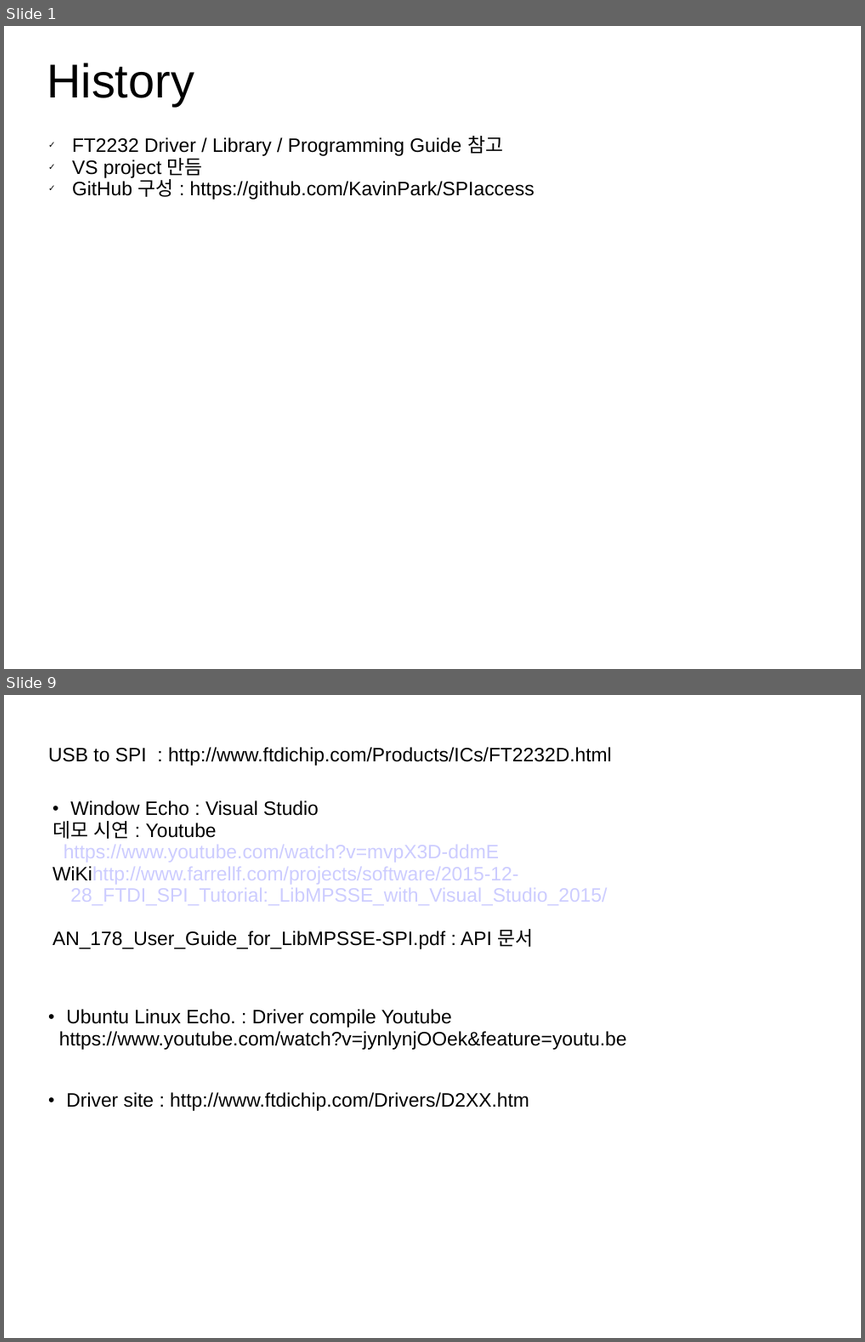
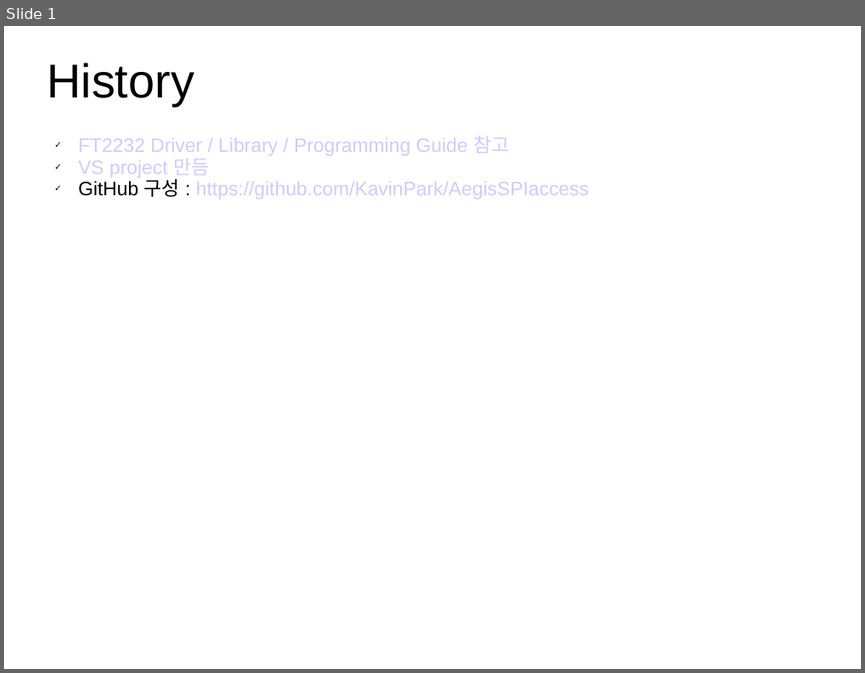
Before and after one commit to KavinPark/AegisSPIaccess, a slide deck: AegisSPI.ppt. Shown one above the other, each under a label of ours: slides 1 and 9 before the commit, slide 1 after it; the slides between them are not shown. The pictures are 865x1342 and 865x673 pixels, drawn with LibreOffice and Linux fonts; fonts in the diff are those of the drawing. Boxes give left, top, right and bottom in pixels: in the first picture for what was removed or moved away, otherwise in the second. Text is boxed around its words. In the diff, an @@ line names an element or a change of style, - is before the commit and + after.

Commit message:
문서 API 등록

```diff
--- a/AegisSPI.ppt
+++ b/AegisSPI.ppt
@@ slide 9 removed at (4,695,861,1338), background #FFFFFF @@
@@ text removed at (48,747,612,766) @@
-USB to SPI : http://www.ftdichip.com/Products/ICs/FT2232D.html
@@ text removed at (52,800,607,949) @@
-• Window Echo : Visual Studio
-데모 시연 : Youtube
-https://www.youtube.com/watch?v=mvpX3D-ddmE
-WiKihttp://www.farrellf.com/projects/software/2015-12-28_FTDI_SPI_Tutorial:_LibMPSSE_with_Visual_Studio_2015/
-AN_178_User_Guide_for_LibMPSSE-SPI.pdf : API 문서
@@ text removed at (59,1009,627,1049) @@
-• Ubuntu Linux Echo. : Driver compile Youtube
-https://www.youtube.com/watch?v=jynlynjOOek&feature=youtu.be
@@ text removed at (66,1092,529,1111) @@
-• Driver site : http://www.ftdichip.com/Drivers/D2XX.htm
@@ slide 1 changed as well @@
@@ text "FT2232 Driver / Library / ...": place and size @@
-text "FT2232 Driver / Library / ..." at (72,136,534,199)
+text "FT2232 Driver / Library / ..." at (78,136,589,199)
@@ text at (78,136,509,177): text colour #000000 to #CCCCFF in "FT2232 Driver / Library / Programming Guide ...", "VS project 만듬" @@
@@ text at (78,179,589,199): text changed; text colour #000000 to #CCCCFF @@
-✓ GitHub 구성 : https://github.com/KavinPark/SPIaccess
+✓ GitHub 구성 : https://github.com/KavinPark/AegisSPIaccess
```
Also in this commit, not shown: 1 slide added, 9 other slides removed.
